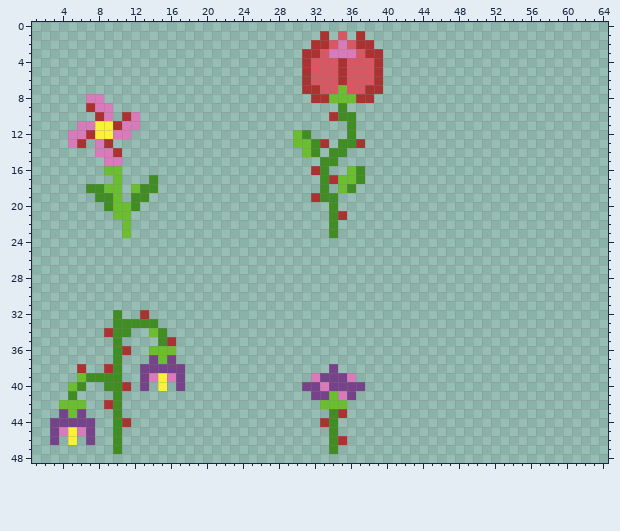
Two states of a sprite sheet, resources/tilesets/decor-forest.png. That is the earlier state.
The file is 192x192 pixels, drawn in blocks of 2x2; one block is one cell here. Shown: x 1..64, y 0..48.
Once edited:
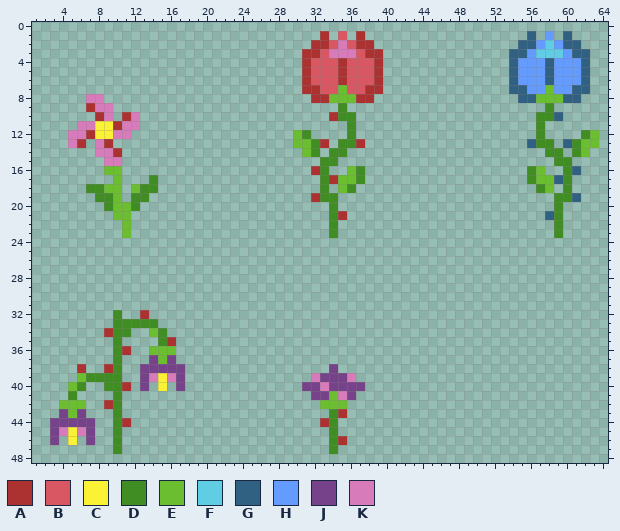
Palette (. is transparent): A #ac3232  B #d95763  C #fbf236  D #408d24  E #6abe30  F #5fcde4  G #306082  H #639bff  J #76428a  K #d77bba
Commit: n'est bleue la fleur !
Edits made:
y 1: x 56 . -> G; x 58 . -> H; x 60 . -> G
y 2: x 55..61 ....... -> GGHFHGG
y 3: x 54..62 ......... -> GGHFFFHGG
y 4..6: x 54..62 ......... -> GHHHGHHHG
y 7: x 54..62 ......... -> GGHHEHHGG
y 8: x 55..61 ....... -> GGEEEGG
y 9: x 58 . -> D
y 10: x 57..59 ... -> DDG
y 11: x 57 . -> D
y 12: x 57 . -> D; x 62..63 .. -> DE
y 13: x 56..58 ... -> GDD; x 60..63 .... -> GDEE
y 14: x 58..59 .. -> DD; x 61..62 .. -> DE
y 15: x 59..60 .. -> DD
y 16: x 56..57 .. -> DE; x 60..61 .. -> DG
y 17: x 56..60 ..... -> DEEGD
y 18: x 57..58 .. -> DE; x 60 . -> D
y 19: x 59..61 ... -> DDG
y 20: x 59 . -> D
y 21: x 58..59 .. -> GD
y 22..23: x 59 . -> D
Boxes around the changes in both pictures, in picture pixels (x1, y1, x2, y2):
added: (509, 31, 599, 238)
